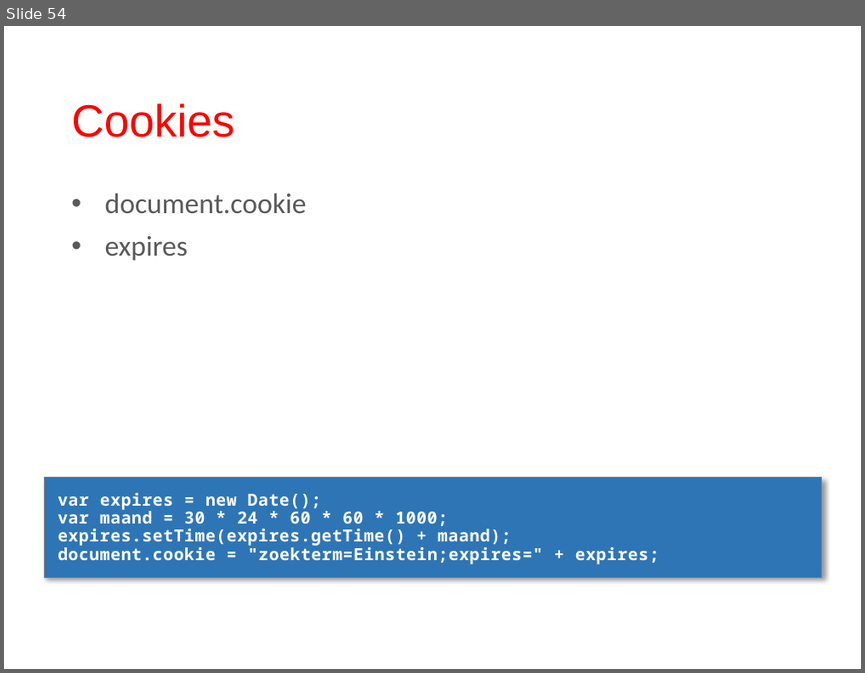
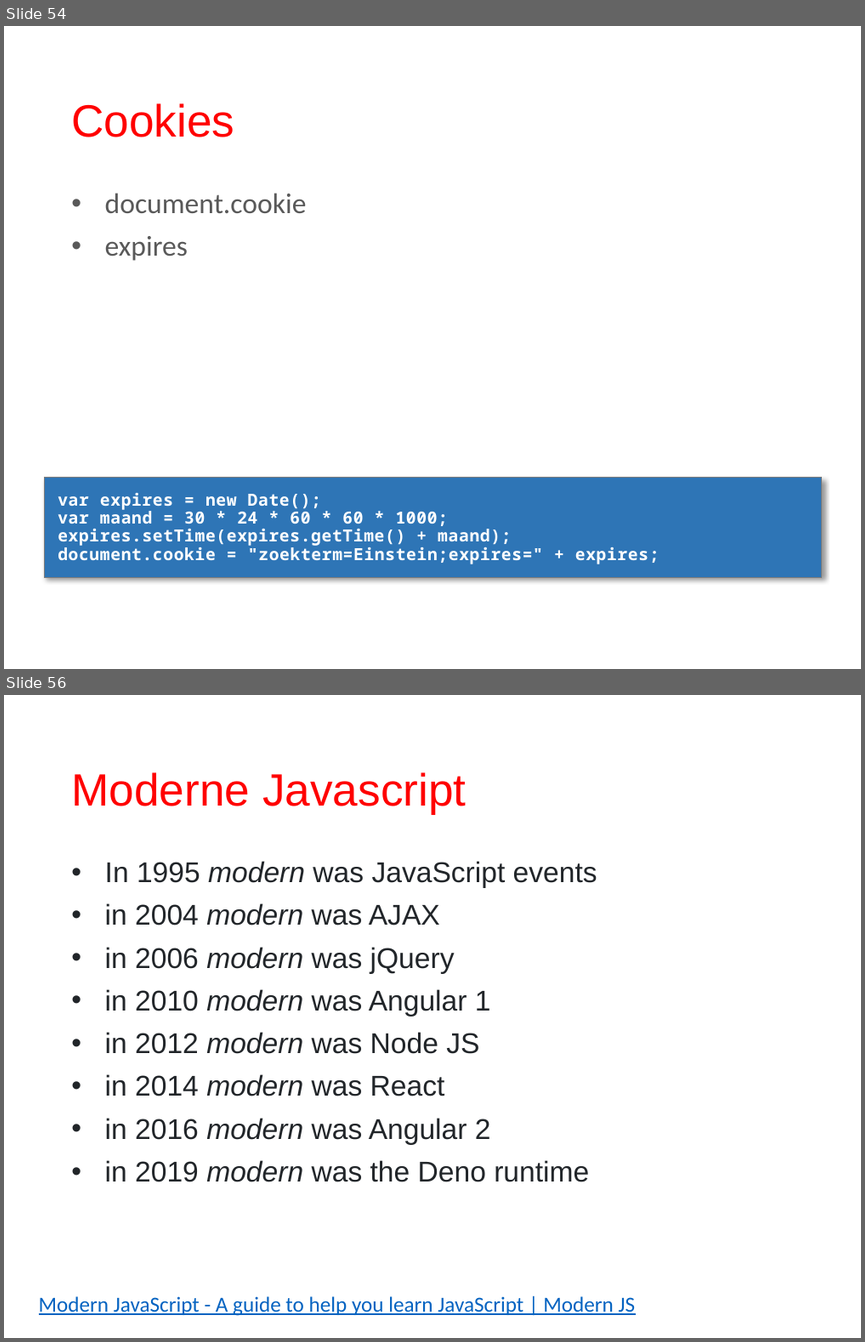
Before and after one commit to PeterAnema/javascript_fundamentals, a slide deck: slides.pptx. Shown one above the other, each under a label of ours: slide 54 before the commit, slides 54 and 56 after it; the slides between them are not shown. The pictures are 865x673 and 865x1342 pixels, drawn with LibreOffice and Linux fonts; fonts in the diff are those of the drawing; background and template pictures are left out. Boxes give left, top, right and bottom in pixels: in the first picture for what was removed or moved away, otherwise in the second. Text is boxed around its words. In the diff, an @@ line names an element or a change of style, - is before the commit and + after.

```diff
--- a/slides.pptx
+++ b/slides.pptx
@@ slide 56 added at [4, 695, 861, 1338], background #FFFFFF @@
@@ title added at [71, 772, 466, 814], 38 pt, text #FF0000 @@
+Moderne Javascript
@@ text added at [105, 861, 597, 1182], 24 pt, text #212529 @@
+• In 1995 modern was JavaScript events
+• in 2004 modern was AJAX
+• in 2006 modern was jQuery
+• in 2010 modern was Angular 1
+• in 2012 modern was Node JS
+• in 2014 modern was React
+• in 2016 modern was Angular 2
+• in 2019 modern was the Deno runtime
@@ text added at [39, 1296, 636, 1315], 18 pt, text #0563C1, underline @@
+Modern JavaScript - A guide to help you learn JavaScript | Modern JS
```
Also in this commit, not shown: 3 other slides added.
